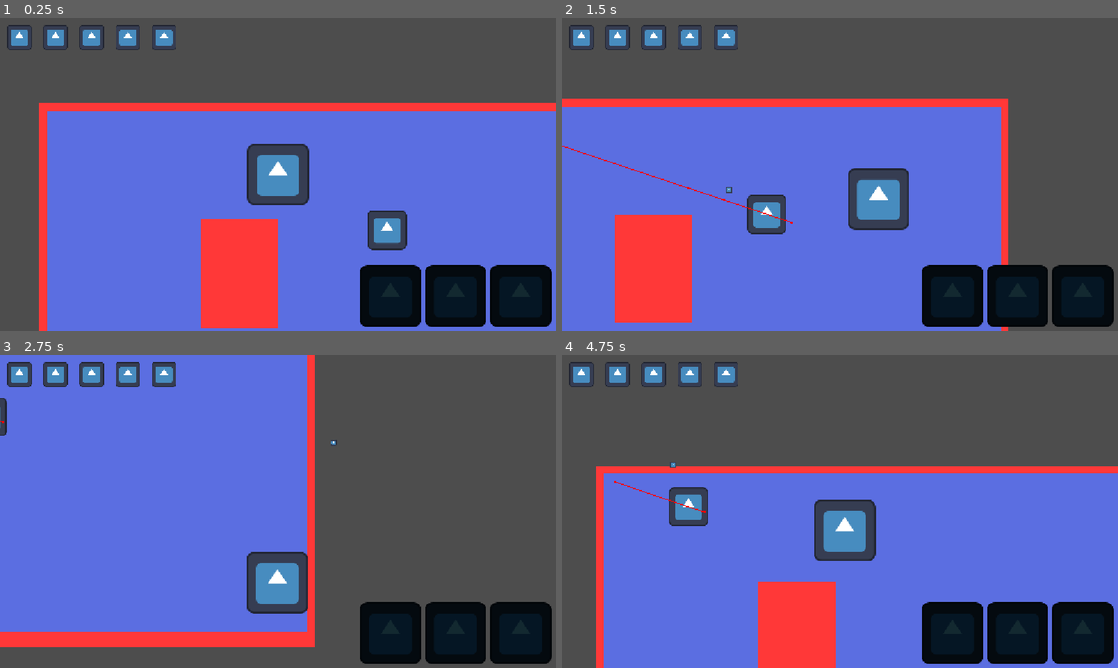
Above: before the commit, frames 1-4 (two rows, left to right).
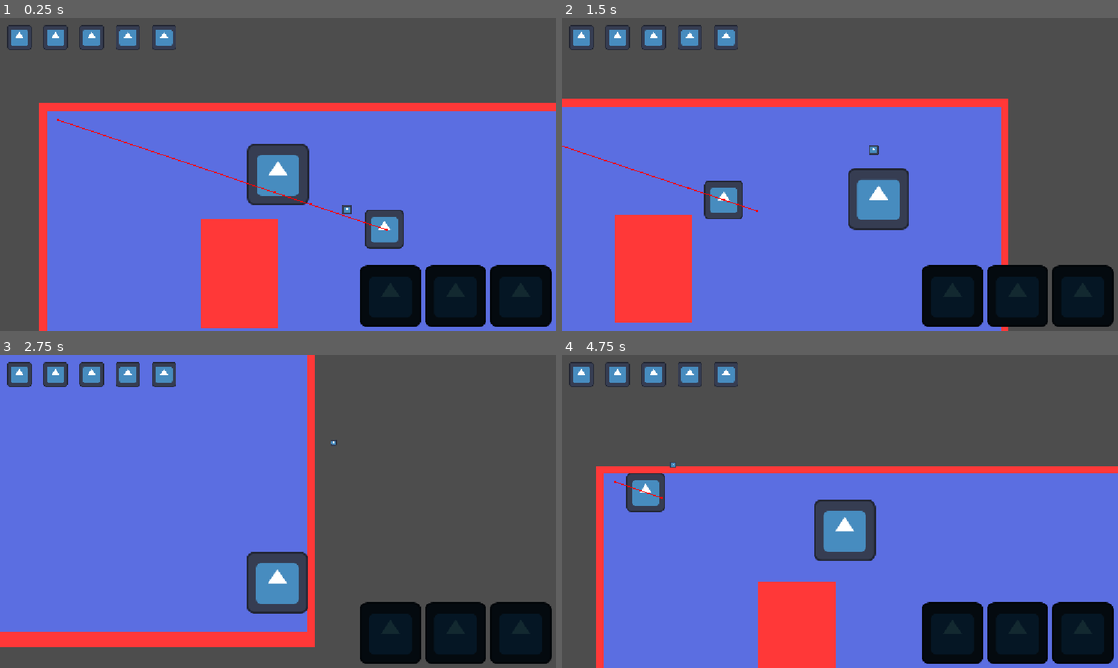
Above: after the commit, the same moments.

Repository: icarus-child/ASJ2026
Game: Godot game, scene res://main.tscn
Two runs of this game, one before a commit and one after it. Both use one fixed random seed, a clock stepped at 60 frames per second and the inputs below. The engine's default icon, where the game draws it, is replaced by a stand-in: a white triangle on a blue panel in a dark square.
Inputs (mouse positions are in pixels of both pictures, inside the frame that each line leads up to):
- Up to frame 1 (0.25 s): no input
- Up to frame 2 (1.5 s): move the mouse to (962, 158) at 0.52 s; hold D (move_right) 0.53-1.28 s; hold Space (parry) 0.53-1.28 s; click (962, 158) at 0.8 s; move the mouse to (728, 190) at 1.27 s; hold S (move_down) from 1.28 s (still down); click (728, 190) at 1.35 s
- Up to frame 3 (2.75 s): tap Middle mouse button (spell_2) at 1.55, 2.1 s; move the mouse to (333, 442) at 2.02 s; release S (move_down) at 2.03 s; hold D (move_right) from 2.03 s (still down); right-click (333, 442) at 2.3 s
- Up to frame 4 (4.75 s): move the mouse to (812, 574) at 2.77 s; release D (move_right) at 2.78 s; hold W (move_up) 2.78-3.53 s; right-click (812, 574) at 2.85 s; tap Space (parry) at 3.05 s; move the mouse to (1006, 558) at 3.52 s; hold Space (parry) 3.53-4.28 s; hold A (move_left) from 3.53 s (still down); click (1006, 558) at 3.8 s; move the mouse to (673, 464) at 4.27 s; click (673, 464) at 4.35 s; tap Middle mouse button (spell_2) at 4.55 s

The runs differ from the first frame. In frame 1, 0.7% of the frame differs, in the area x 10-74%, y 32-75%; in frame 2, 1.7%, in the area x 25-57%, y 40-70%; in frame 3, 0.1%; in frame 4, 1.7%.

Commit message:
enemies take damage

Diff:
--- a/enemies/test_enemy.gd
+++ b/enemies/test_enemy.gd
@@ -1,3 +1,4 @@
+class_name TestEnemy
 extends CharacterBody2D
 
 # Notes for self
@@ -16,6 +17,7 @@
 @export var max_attack_cooldown: float
 @export var max_speed: float
 @export var acceleration: float
+@export var health: int = 3
 
 var can_attack: bool = true
 
@@ -34,6 +36,7 @@
 	)
 	# TODO: artificially stagger the timers so every enemy doesn't update at the same time
 	($NavigationTargetCooldown as Timer).timeout.connect(_update_navigation_target)
+	_update_navigation_target()
 
 
 # TODO: enemy attacks should have a startup and recovery time where they don't move
@@ -70,3 +73,14 @@
 func _update_navigation_target() -> void:
 	var target := Vector2.ZERO
 	navigation_agent.target_position = target
+
+
+func _die() -> void:
+	print("ouch, I've been hit in the knee with an arrow")
+	queue_free()
+
+
+func take_damage() -> void:
+	health -= 1
+	if health <= 0:
+		_die()
--- a/enemies/test_enemy.tscn
+++ b/enemies/test_enemy.tscn
@@ -6,15 +6,17 @@
 [sub_resource type="CircleShape2D" id="CircleShape2D_2bghh"]
 radius = 61.204575
 
+[sub_resource type="RectangleShape2D" id="RectangleShape2D_2bghh"]
+size = Vector2(86, 86)
+
 [node name="TestEnemy" type="CharacterBody2D" unique_id=1794130473]
-collision_layer = 48
-collision_mask = 272
-lock_rotation = true
+collision_layer = 16
+collision_mask = 256
 script = ExtResource("1_pegq0")
 min_attack_cooldown = 2.0
 max_attack_cooldown = 4.0
 max_speed = 150.0
-acceleration = 150.0
+acceleration = 200.0
 
 [node name="Sprite2D" type="Sprite2D" parent="." unique_id=1694667638]
 scale = Vector2(0.6293247, 0.6293247)
@@ -24,6 +26,14 @@
 scale = Vector2(0.6293247, 0.6293247)
 shape = SubResource("CircleShape2D_2bghh")
 
+[node name="Hurtbox" type="StaticBody2D" parent="." unique_id=708869839]
+collision_layer = 32
+collision_mask = 0
+
+[node name="CollisionShape2D" type="CollisionShape2D" parent="Hurtbox" unique_id=1126957334]
+shape = SubResource("RectangleShape2D_2bghh")
+debug_color = Color(0.9015615, 0.25354874, 0.46391654, 0.41960785)
+
 [node name="NavigationAgent2D" type="NavigationAgent2D" parent="." unique_id=1503169185]
 debug_enabled = true
 
--- a/enemies/test_projectile.gd
+++ b/enemies/test_projectile.gd
@@ -14,6 +14,9 @@
 	if body is StaticBody2D and (body as StaticBody2D).collision_layer == 2:
 		var player := body.get_parent() as Player
 		player.parry_hit(PlayerResources.acquire_spell.bind(TestSpell.new()), player.take_damage)
+	elif body is StaticBody2D and (body as StaticBody2D).collision_layer == 32:
+		var enemy := body.get_parent() as TestEnemy
+		enemy.take_damage()
 	else:
 		pass # hit the wall animation
 	queue_free()
@@ -26,7 +29,7 @@
 
 	func fire_attack(caster: Node2D, heading: Vector2) -> void:
 		var projectile := test_projectile.instantiate() as Projectile
-		if caster is CharacterBody2D:
+		if caster is Player:
 			projectile.collision_mask = 288
 		projectile.position = caster.position
 		projectile.linear_velocity = heading.normalized() * projectile.speed
